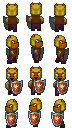
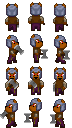
Revision of a layered (72, 128) image; what changed, layer by layer:
added layer "battle_axe-front" above "shield-front" over [left=6, top=45, right=70, bottom=92]
hid "shield-front" over [left=5, top=79, right=69, bottom=127]
hid "helmet-gold" over [left=6, top=3, right=66, bottom=112]
showed "helmet-grey" over [left=6, top=3, right=66, bottom=112]
added layer "battle_axe-rear" above "shield-rear" over [left=0, top=14, right=68, bottom=124]
hid "shield-rear" over [left=3, top=15, right=69, bottom=63]
